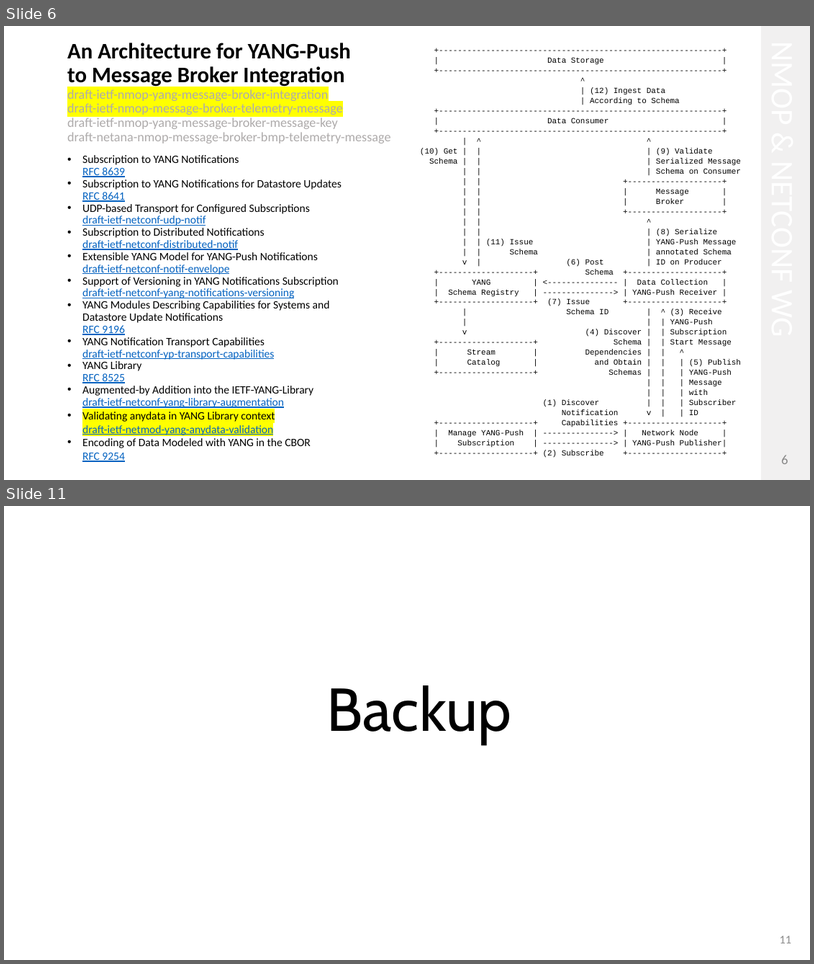
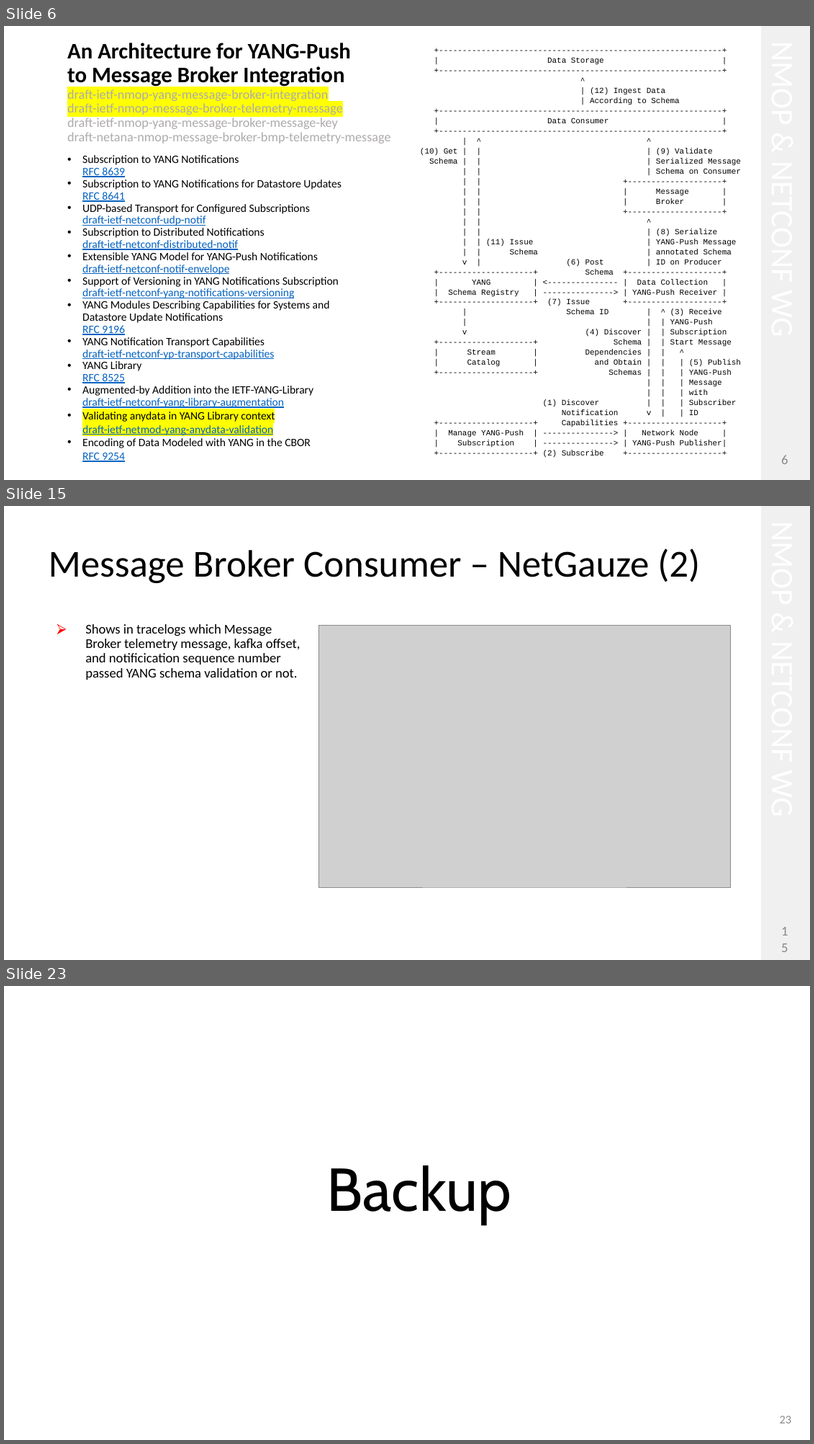
Before and after one commit to network-analytics/ietf-network-analytics-document-status, a slide deck: 125/NMOP/draft-ietf-nmop-yang-message-broker-integration-11.pptx. Shown one above the other, each under a label of ours: slides 6 and 11 before the commit, slides 6, 15 and 23 after it; the slides between them are not shown. The pictures are 814x964 and 814x1444 pixels, drawn with LibreOffice and Linux fonts; fonts in the diff are those of the drawing; grey boxes stand for pictures. Boxes give left, top, right and bottom in pixels: in the first picture for what was removed or moved away, otherwise in the second. Text is boxed around its words. In the diff, an @@ line names an element or a change of style, - is before the commit and + after.

```diff
--- a/125/NMOP/draft-ietf-nmop-yang-message-broker-integration-11.pptx
+++ b/125/NMOP/draft-ietf-nmop-yang-message-broker-integration-11.pptx
@@ slide 15 added at <box>4,506,810,960</box>, background #FFFFFF @@
@@ rectangle added at <box>761,506,810,960</box>, fill #F1F0F0 @@
@@ title added at <box>49,548,700,583</box>, 45.3 pt, text #000000 @@
+Message Broker Consumer – NetGauze (2)
@@ text added at <box>85,624,301,680</box>, 16 pt, text #000000 @@
+⮚ Shows in tracelogs which Message Broker telemetry message, kafka offset, and notificication sequence number passed YANG schema validation or not.
@@ picture added at <box>319,626,730,887</box> @@
@@ page number added at <box>777,926,793,951</box>, 16 pt, text #888888 @@
+15
@@ what was slide 11 is now slide 23 @@
@@ page number at <box>780,1415,792,1423</box>: text changed @@
-11
+23
```
Also in this commit, not shown: 5 slides changed, 11 other slides added, 4 other files.
